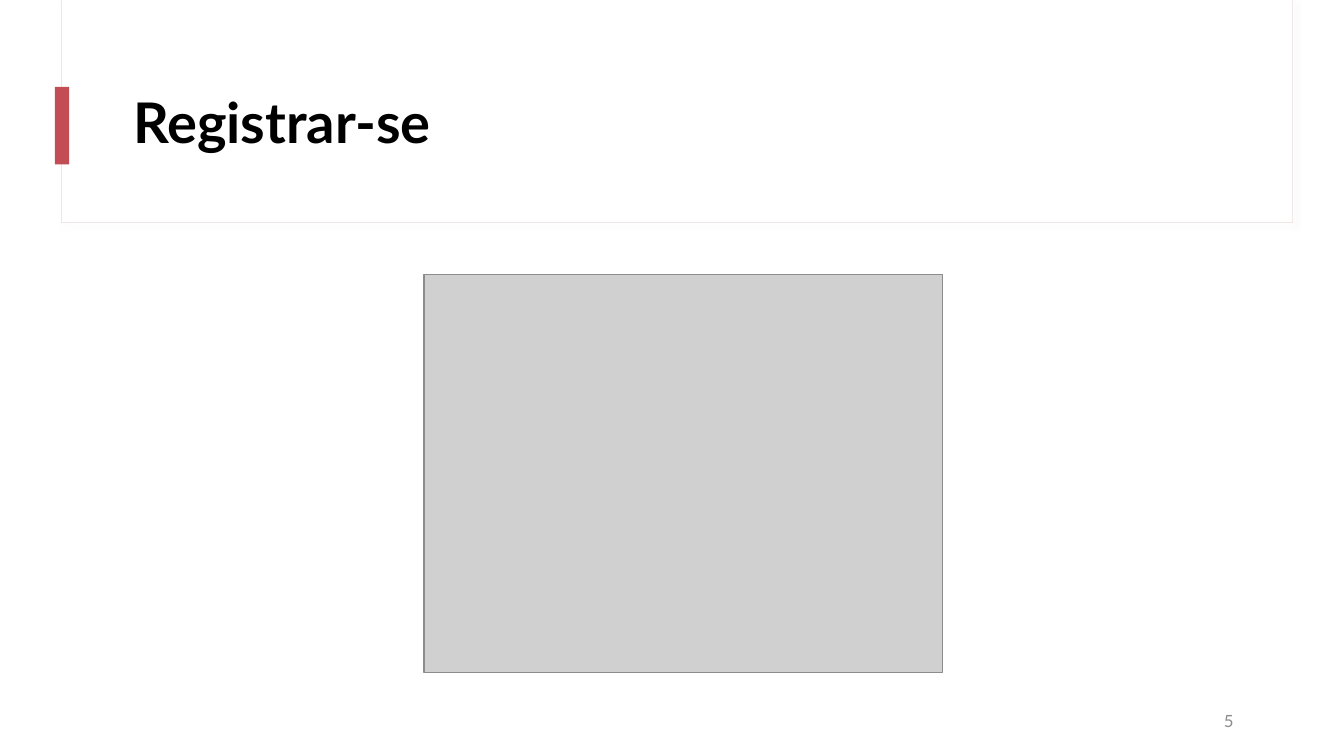
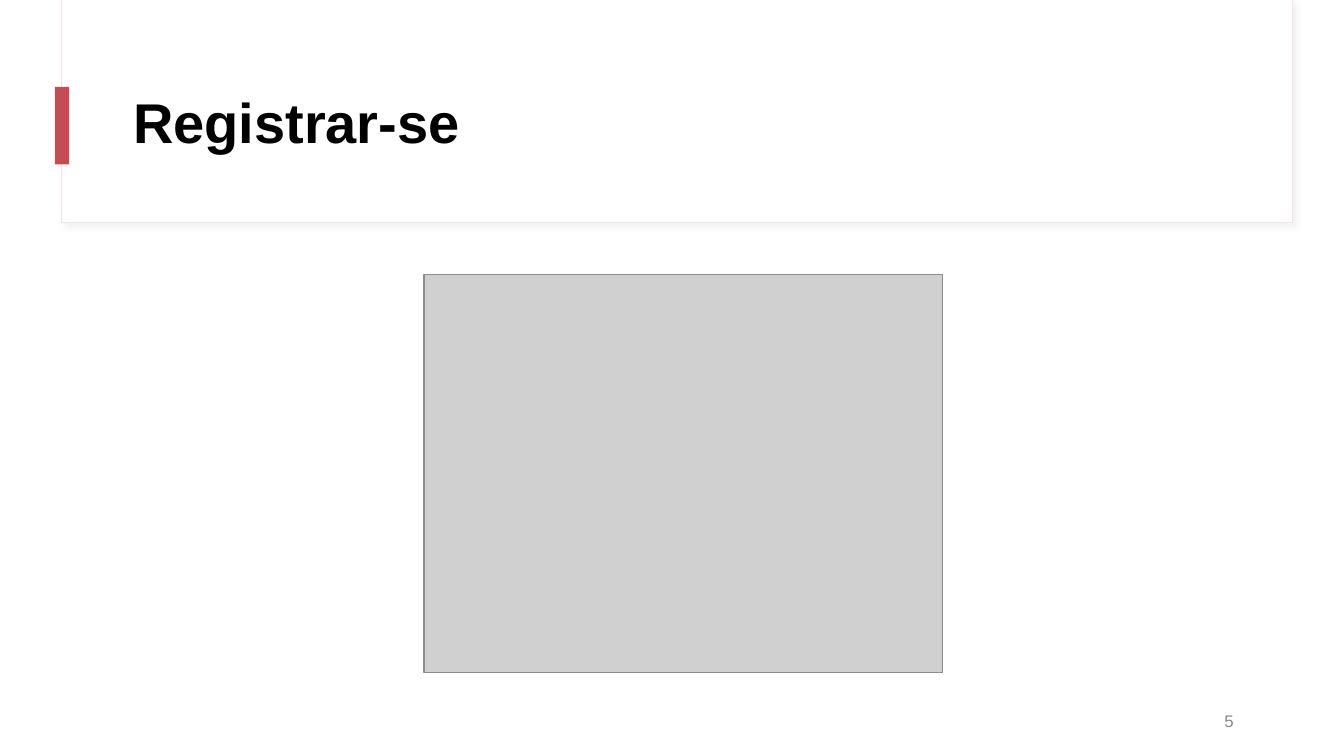
Before and after one commit to martipages/ES23UAB431-02, a slide deck: slide 5 of ENTREGA FINAL/4. Diagramas de secuencia/Alejandro Ibarra.pptx. Drawn at 1344x756 pixels with LibreOffice and Linux fonts; fonts in the diff are those of the drawing; grey boxes stand for pictures. Boxes give left, top, right and bottom in pixels: in the first picture for what was removed or moved away, otherwise in the second. Text is boxed around its words. In the diff, an @@ line names an element or a change of style, - is before the commit and + after.

```diff
--- a/ENTREGA FINAL/4. Diagramas de secuencia/Alejandro Ibarra.pptx
+++ b/ENTREGA FINAL/4. Diagramas de secuencia/Alejandro Ibarra.pptx
@@ rectangle at <box>62,0,1293,223</box>: outline #F0E5E5 0.75 pt to #F1E3E3 0.75 pt; shadow changed @@
@@ title "Registrar-se" at <box>133,102,459,153</box>: font Lato to Arial @@
@@ page number at <box>1224,715,1233,727</box>: font Lato to Arial, text colour #8C8C8C to #888888 @@
```
Also in this commit, not shown: 12 other slides changed, 1 slide added, 1 slide removed, 6 other files.
